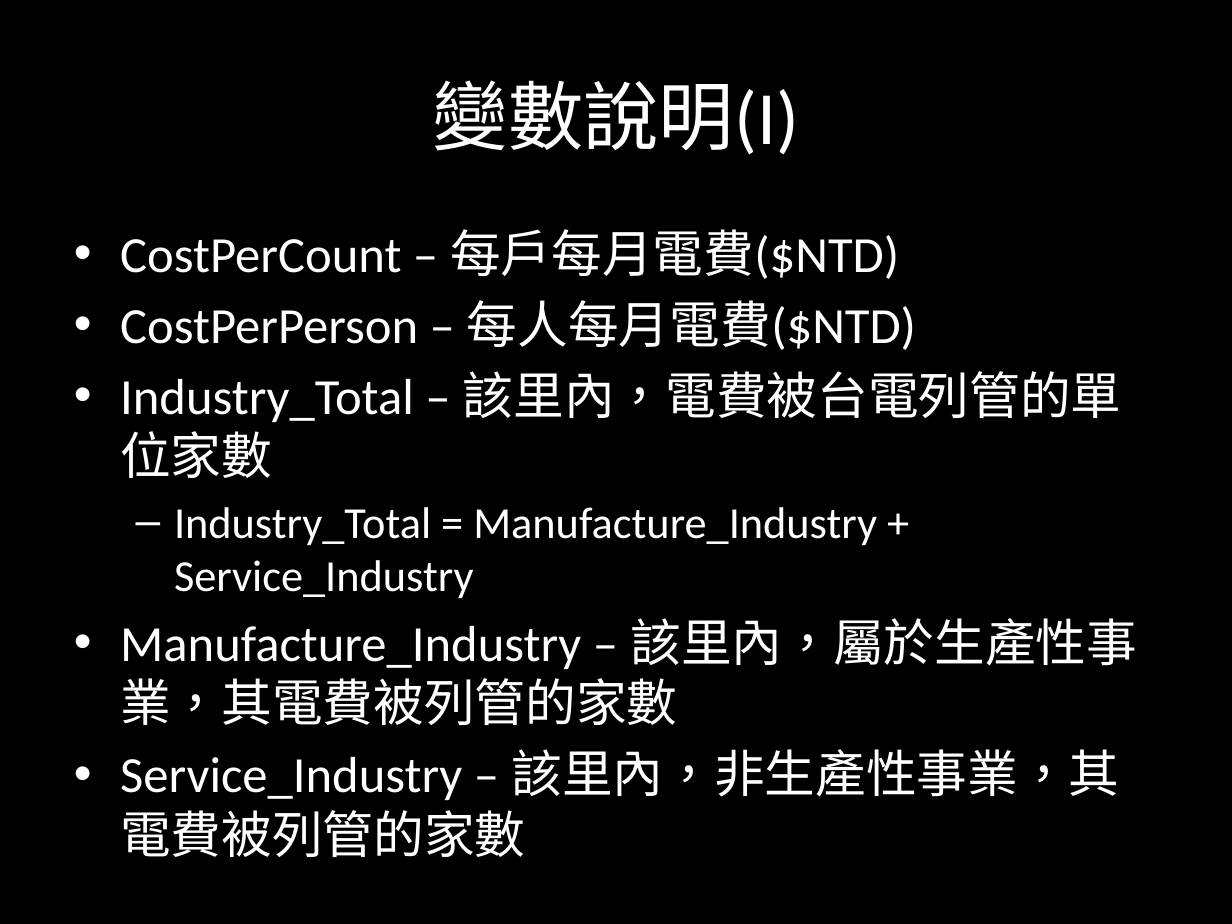
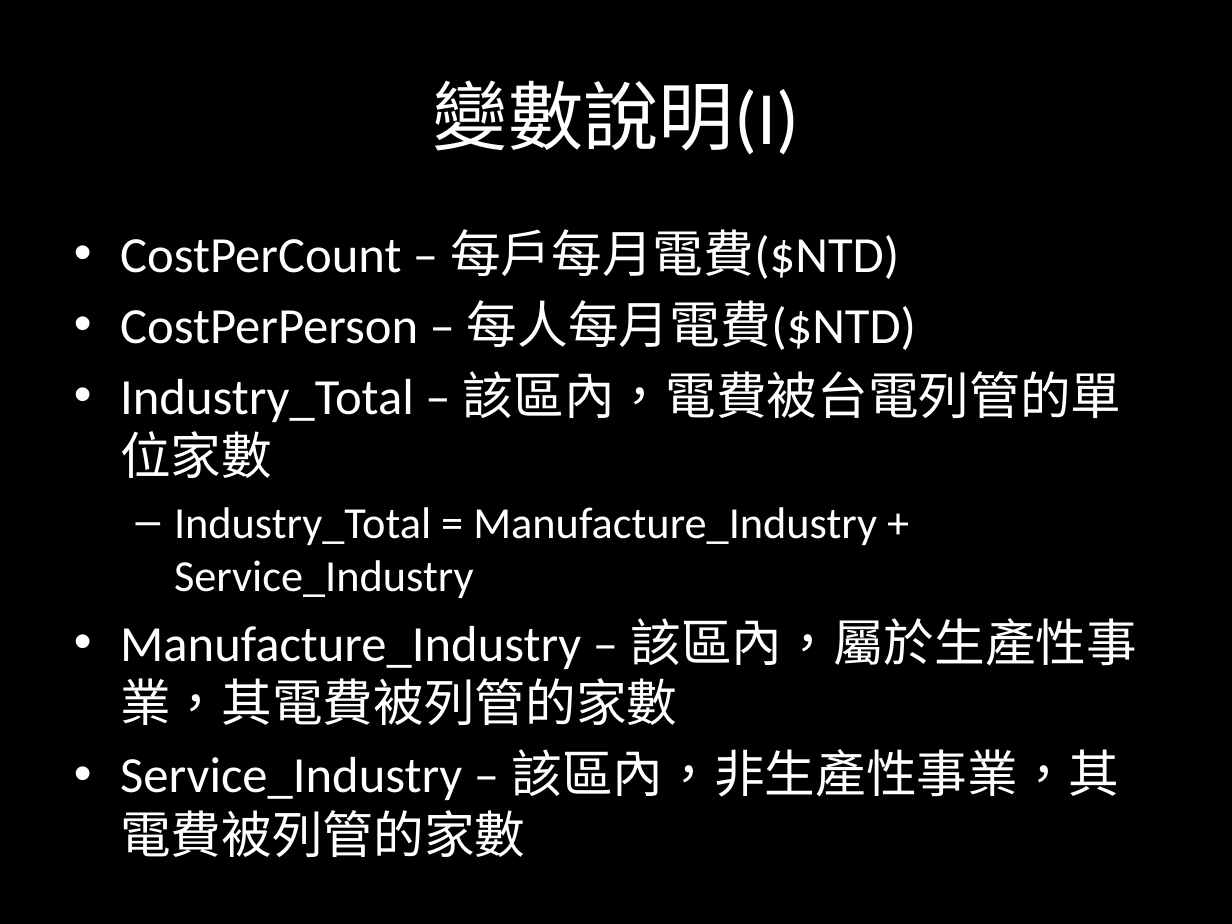
Before and after one commit to peishenwu/TaipowerHackathon2016, a slide deck: slide 9 of readme.pptx. Drawn at 1232x924 pixels with LibreOffice and Linux fonts; fonts in the diff are those of the drawing. Boxes give left, top, right and bottom in pixels: in the first picture for what was removed or moved away, otherwise in the second. Text is boxed around its words. In the diff, an @@ line names an element or a change of style, - is before the commit and + after.

```diff
--- a/readme.pptx
+++ b/readme.pptx
@@ text at (120, 371, 1122, 478): text changed @@
-• Industry_Total – 該里內，電費被台電列管的單位家數
+• Industry_Total – 該區內，電費被台電列管的單位家數
@@ text at (120, 618, 1138, 800): text changed @@
-• Manufacture_Industry – 該里內，屬於生產性事業，其電費被列管的家數
-• Service_Industry – 該里內，非生產性事業，其電費被列管的家數
+• Manufacture_Industry – 該區內，屬於生產性事業，其電費被列管的家數
+• Service_Industry – 該區內，非生產性事業，其電費被列管的家數
```
Also in this commit, not shown: 1 other slide changed, 2 other files.
